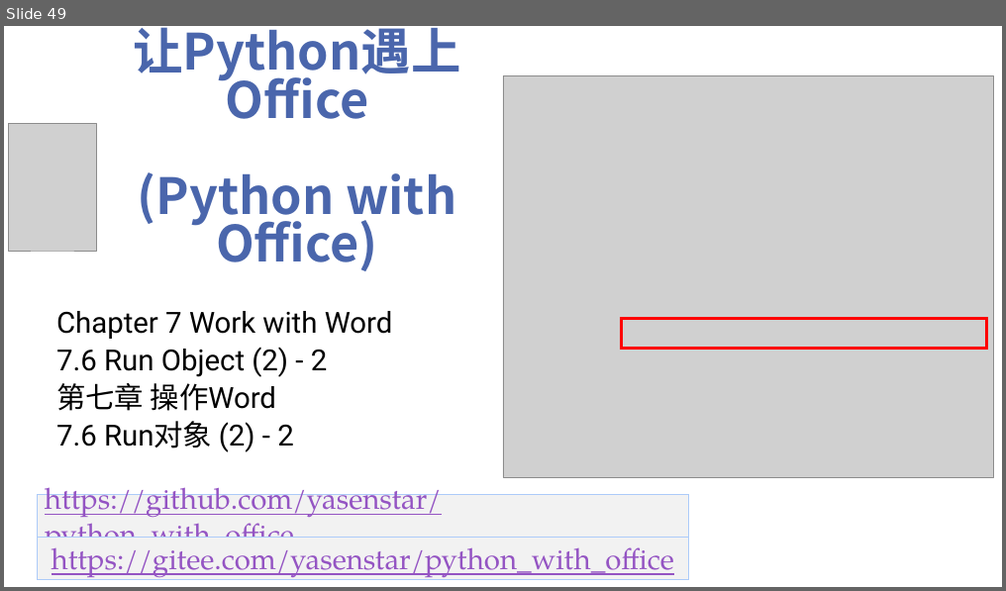
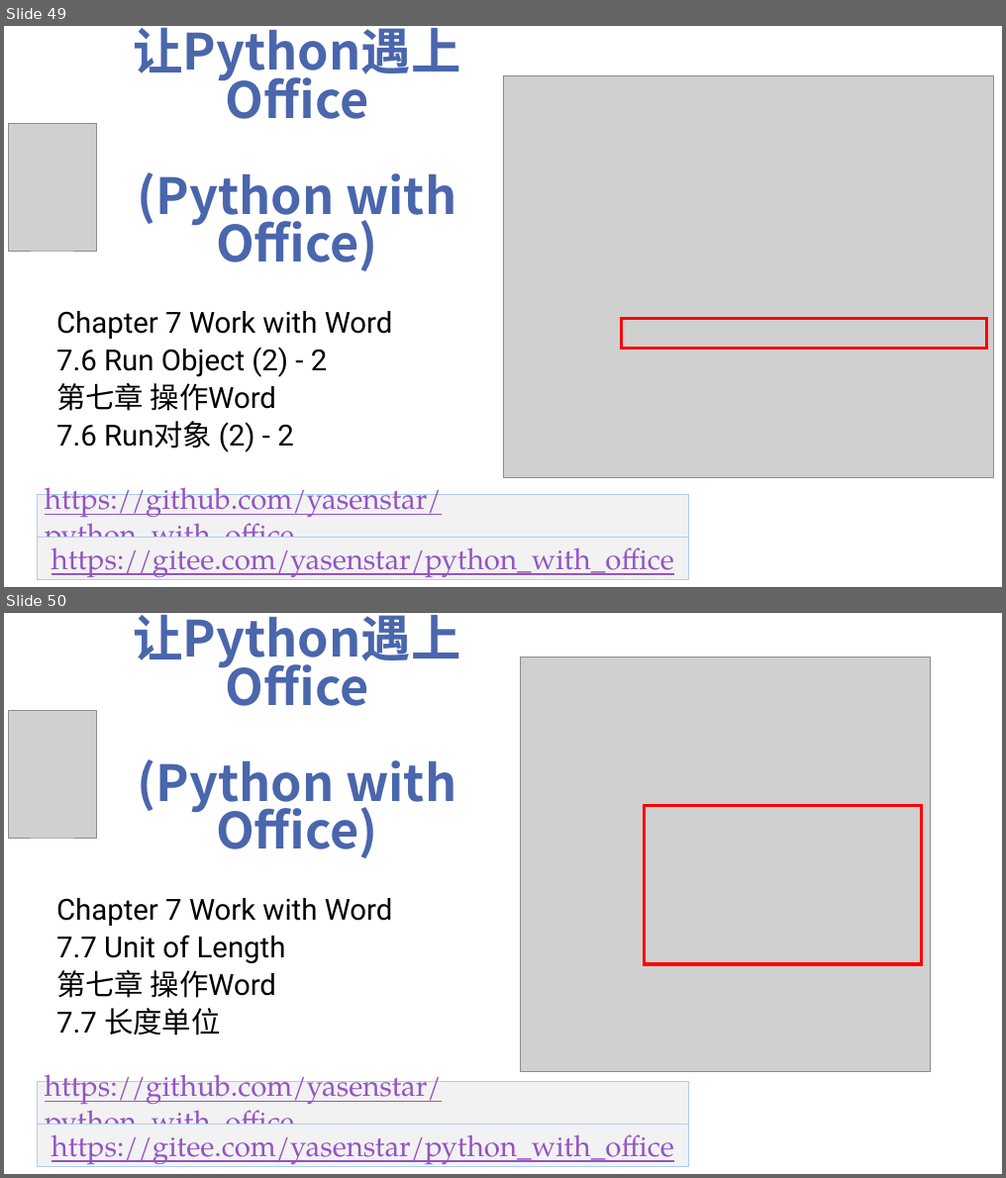
Before and after one commit to yasenstar/python_with_office, a slide deck: Python-with-Office-Video_Covers.pptx. Shown one above the other, each under a label of ours: slide 49 before the commit, slides 49 and 50 after it. The pictures are 1006x591 and 1006x1178 pixels, drawn with LibreOffice and Linux fonts; fonts in the diff are those of the drawing; grey boxes stand for pictures; background and template pictures are left out. Boxes give left, top, right and bottom in pixels: in the first picture for what was removed or moved away, otherwise in the second. Text is boxed around its words. In the diff, an @@ line names an element or a change of style, - is before the commit and + after.

Commit message:
add 7-7 unit of length

```diff
--- a/Python-with-Office-Video_Covers.pptx
+++ b/Python-with-Office-Video_Covers.pptx
@@ slide 50 added at (x1=4, y1=613, x2=1002, y2=1174), background picture (left out) @@
@@ title added at (x1=133, y1=614, x2=460, y2=859), 48 pt, text #4A66AC, bold @@
+让Python遇上Office
+(Python with Office)
@@ picture added at (x1=521, y1=657, x2=930, y2=1072) @@
@@ picture added at (x1=9, y1=710, x2=96, y2=838) @@
@@ rectangle added at (x1=645, y1=805, x2=921, y2=964), outline #FF0000 3 pt @@
@@ subtitle added at (x1=56, y1=898, x2=393, y2=1036), 28 pt, text #000000 @@
+Chapter 7 Work with Word
+7.7 Unit of Length
+第七章 操作Word
+7.7 长度单位
@@ rectangle added at (x1=37, y1=1081, x2=688, y2=1124), fill #F2F2F2, outline #ACCBF9 0.75 pt, 28 pt, text #9454C3, underline @@
+https://github.com/yasenstar/python_with_office
@@ rectangle added at (x1=37, y1=1124, x2=688, y2=1167), fill #F2F2F2, outline #ACCBF9 0.75 pt, 28 pt, text #9454C3, underline @@
+https://gitee.com/yasenstar/python_with_office
```
Also in this commit, not shown: 13 other files.
